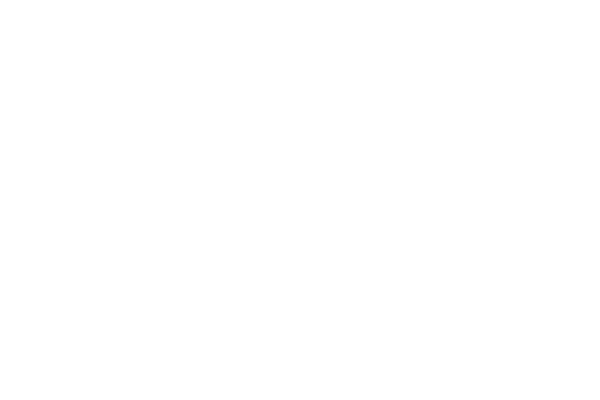
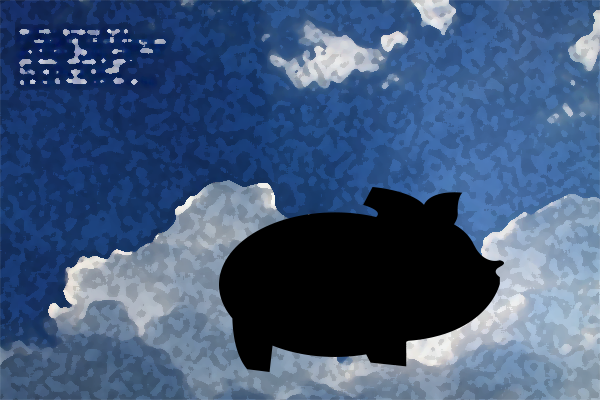
Before/after of a 600×400 layered artwork. What changed in the layer stack:
added layer "Ellipse 2" above "1급-13" over [219, 187, 504, 372]
added layer "1급-13" above "Background" over [0, 0, 600, 400]
